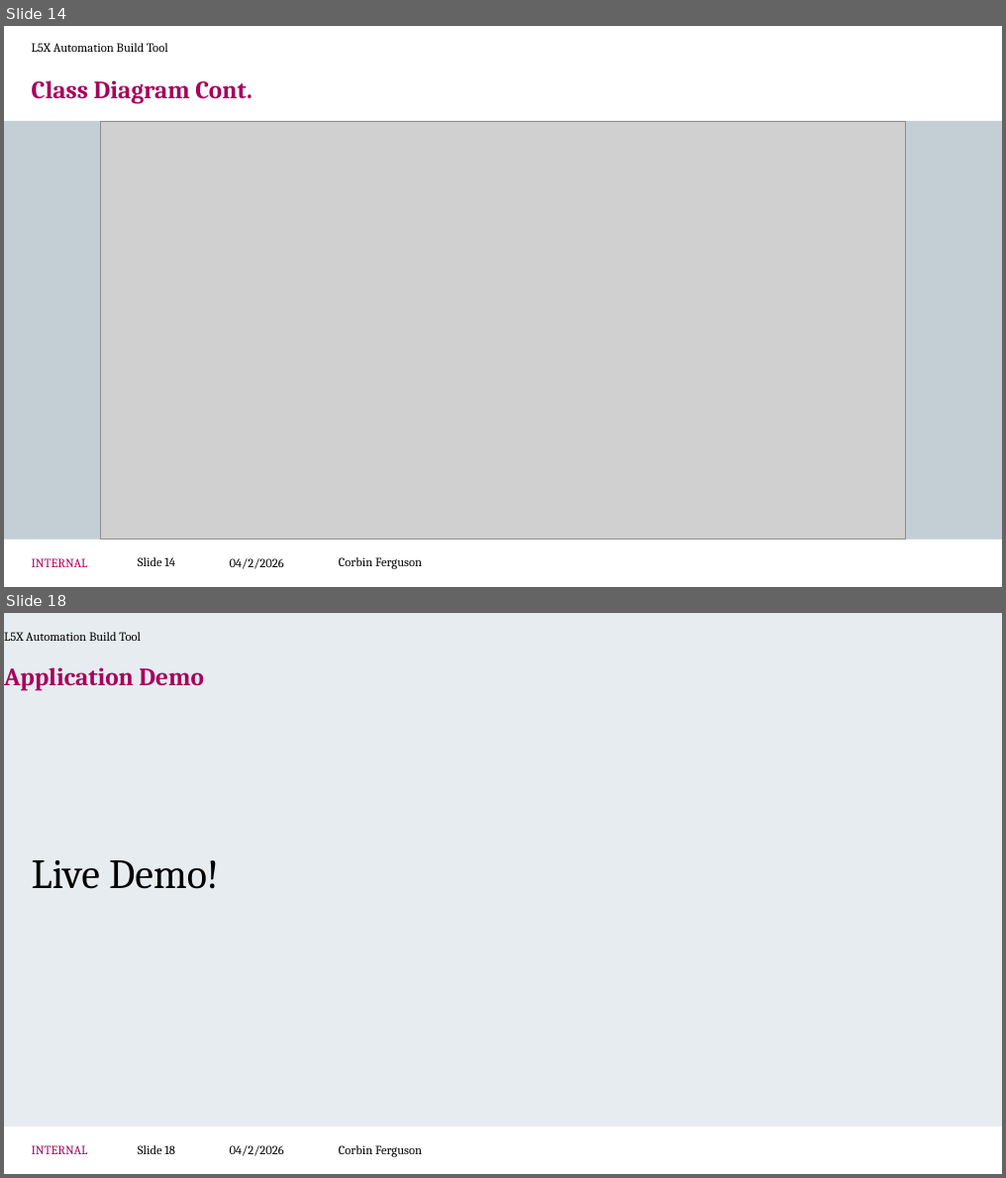
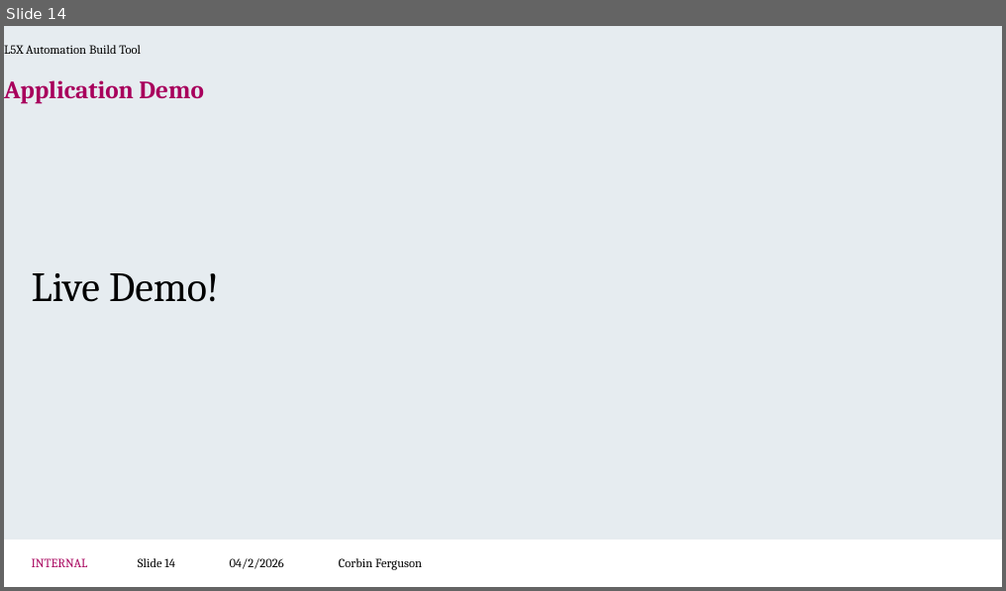
Before and after one commit to CorbinFerguson/ThesisBuildTool, a slide deck: Thesis Writing Documents/Project Development.pptx. Shown one above the other, each under a label of ours: slides 14 and 18 before the commit, slide 14 after it; the slides between them are not shown. The pictures are 1006x1178 and 1006x591 pixels, drawn with LibreOffice and Linux fonts; fonts in the diff are those of the drawing; grey boxes stand for pictures; background and template pictures are left out. Boxes give left, top, right and bottom in pixels: in the first picture for what was removed or moved away, otherwise in the second. Text is boxed around its words. In the diff, an @@ line names an element or a change of style, - is before the commit and + after.

```diff
--- a/Thesis Writing Documents/Project Development.pptx
+++ b/Thesis Writing Documents/Project Development.pptx
@@ slide 14 removed at (4,26,1002,587), background #FFFFFF; not listed: 3 template elements that a slide beside it also shows @@
@@ text removed at (32,43,168,52) @@
-L5X Automation Build Tool
@@ title removed at (32,80,252,104) @@
-Class Diagram Cont.
@@ rectangle removed at (4,121,1002,540) @@
@@ picture removed at (101,121,906,540) @@
@@ page number removed at (138,558,175,567) @@
-Slide 14
@@ text removed at (339,558,422,570) @@
-Corbin Ferguson
@@ what was slide 18 is now slide 14 @@
@@ page number at (138,559,175,568): text changed @@
-Slide 18
+Slide 14
```
Also in this commit, not shown: 5 slides changed, 3 other slides removed, 2 other files.
